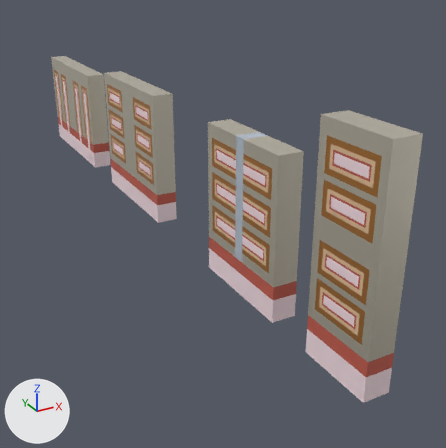
The glTF model models/cmp.glb: old version first, new version second.
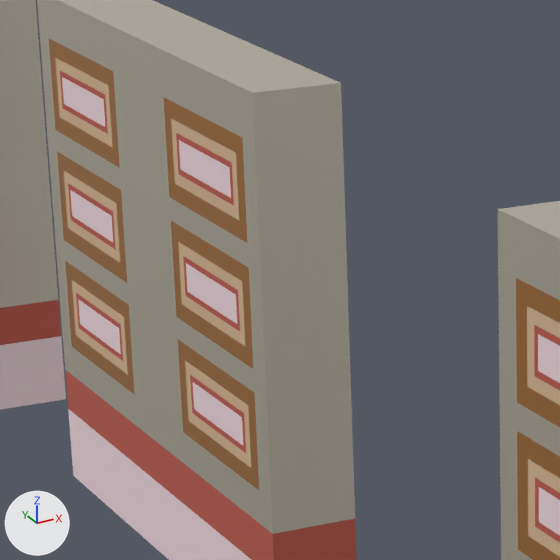
The first picture shows the older version from a 50 mm camera at (-170.0, -276.0, 171.0) aimed at (33.0, 92.0, -13.0). The close-ups show the older and then the newer version on the part from 21% to 50% of the width and 17% to 45% of the height of that picture. Only the edits that show in the close-ups are written down. Arrows for +X, +Y and +Z are at lower left; the lights stay in place.

Objects in the first close-up: 'A_mo', 'A_n_tin1', 'A_n_tin2', 'A_n_tin3', 'A_p_tin2', 'A_p_tin3', 'A_sti', 'A_sub', 'B_mo', 'B_p_tin3', 'F_mo', 'F_sub' and 27 more.
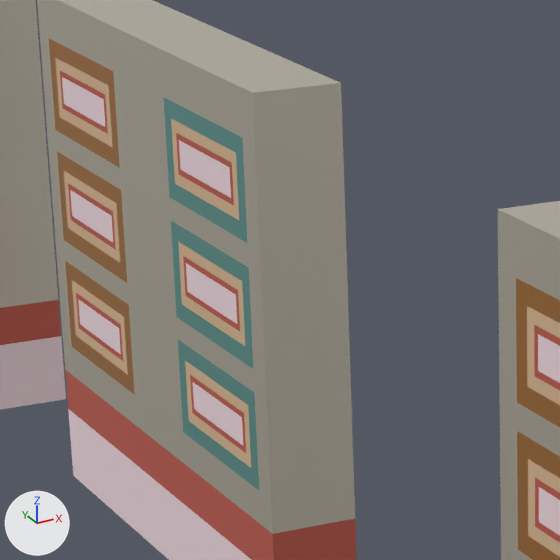
Pixel boxes [x1, y1, x2, y2] of what changed, in the close-ups (560 x 560 px):
'A_n_tin3', recoloured (orange to cyan)
    both: [164, 98, 247, 243]
'A_n_tin2', recoloured (orange to cyan)
    both: [171, 221, 253, 369]
'A_n_tin1', recoloured (orange to cyan)
    both: [178, 340, 259, 490]

Patch to the scene script:
```diff
--- a/models/cmp.glb.py
+++ b/models/cmp.glb.py
@@ mat_n_type_work_function_metal @@
+mat_n_type_work_function_metal = principled_material('n-type work-function metal')
+mat_n_type_work_function_metal.base_color = (0.243, 0.612, 0.561)  # cyan #87cdc5
+mat_n_type_work_function_metal.metallic = 0.9
+mat_n_type_work_function_metal.roughness = 0.35
@@ me_a_n_tin1__tin @@
 me_a_n_tin1__tin.from_pydata(...)  # 24 vertices, 48 faces; spans x -7.5..7.5, y 124.0..158.0, z 14.0..31.0
-me_a_n_tin1__tin.materials.append(mat_m4___tin)  # orange #e09c56
+me_a_n_tin1__tin.materials.append(mat_n_type_work_function_metal)  # cyan #87cdc5
@@ me_a_n_tin2__tin @@
 me_a_n_tin2__tin.from_pydata(...)  # 24 vertices, 48 faces; spans x -7.5..7.5, y 124.0..158.0, z 35.0..52.0
-me_a_n_tin2__tin.materials.append(mat_m4___tin)  # orange #e09c56
+me_a_n_tin2__tin.materials.append(mat_n_type_work_function_metal)  # cyan #87cdc5
@@ me_a_n_tin3__tin @@
 me_a_n_tin3__tin.from_pydata(...)  # 24 vertices, 48 faces; spans x -7.5..7.5, y 124.0..158.0, z 56.0..73.0
-me_a_n_tin3__tin.materials.append(mat_m4___tin)  # orange #e09c56
+me_a_n_tin3__tin.materials.append(mat_n_type_work_function_metal)  # cyan #87cdc5
```
